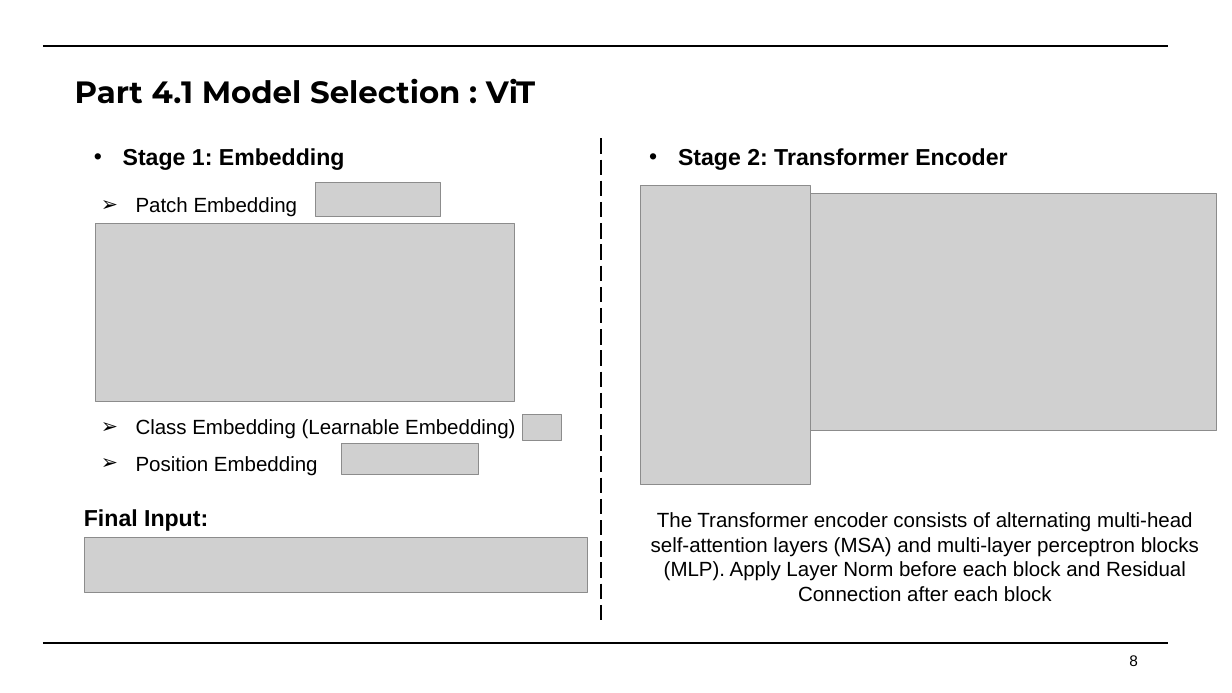
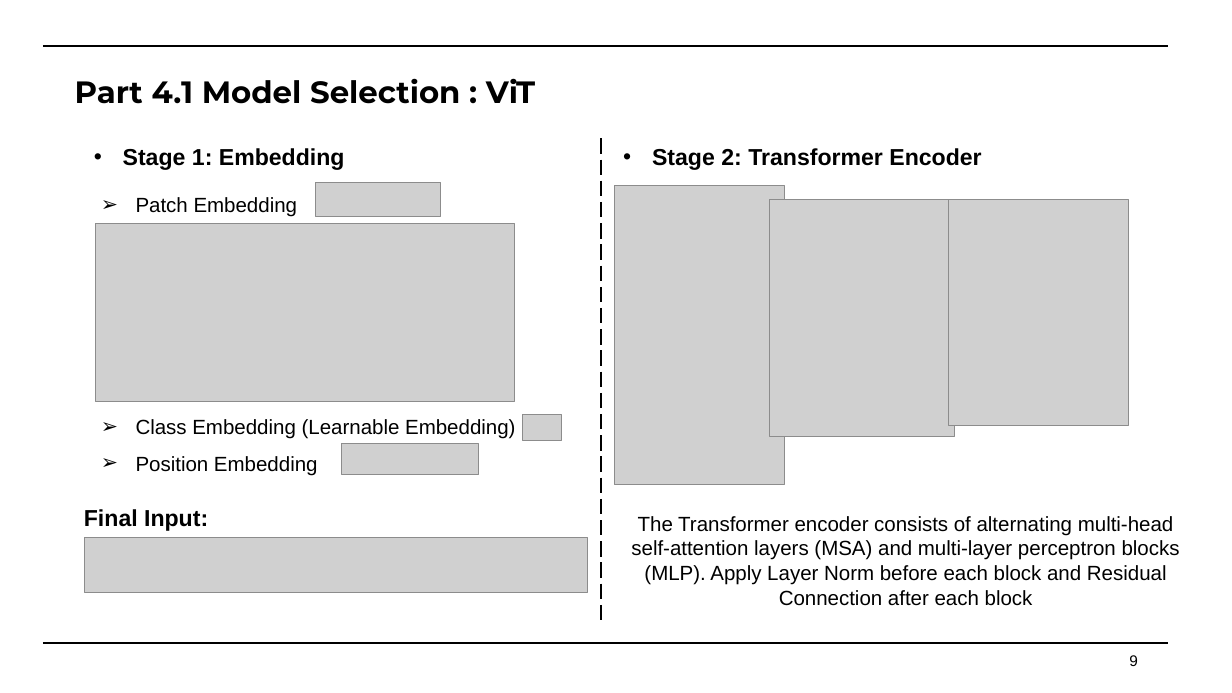
Before and after one commit to Faran-sward/ML-course-project, a slide deck: slide 9 of DOC&PPT/Machine+Learning+Course+Project.pptx (slide 8 before the commit). Drawn at 1232x693 pixels with LibreOffice and Linux fonts; fonts in the diff are those of the drawing; grey boxes stand for pictures. Boxes give left, top, right and bottom in pixels: in the first picture for what was removed or moved away, otherwise in the second. Text is boxed around its words. In the diff, an @@ line names an element or a change of style, - is before the commit and + after.

```diff
--- a/DOC&PPT/Machine+Learning+Course+Project.pptx
+++ b/DOC&PPT/Machine+Learning+Course+Project.pptx
@@ text "Stage 2: Transformer Encoder" moved from (x1=678, y1=148, x2=1007, y2=170) to (x1=652, y1=148, x2=981, y2=170) @@
@@ picture moved from (x1=640, y1=186, x2=811, y2=485) to (x1=615, y1=186, x2=785, y2=485) @@
@@ picture resized from (x1=779, y1=193, x2=1217, y2=430) to (x1=770, y1=200, x2=955, y2=436) @@
@@ picture added at (x1=948, y1=200, x2=1128, y2=425) @@
@@ text "The Transformer encoder consists of ..." moved from (x1=651, y1=512, x2=1199, y2=602) to (x1=631, y1=516, x2=1180, y2=606) @@
@@ page number at (x1=1129, y1=655, x2=1138, y2=666): text changed @@
-8
+9
```
Also in this commit, not shown: 9 other slides changed, 4 slides added.
